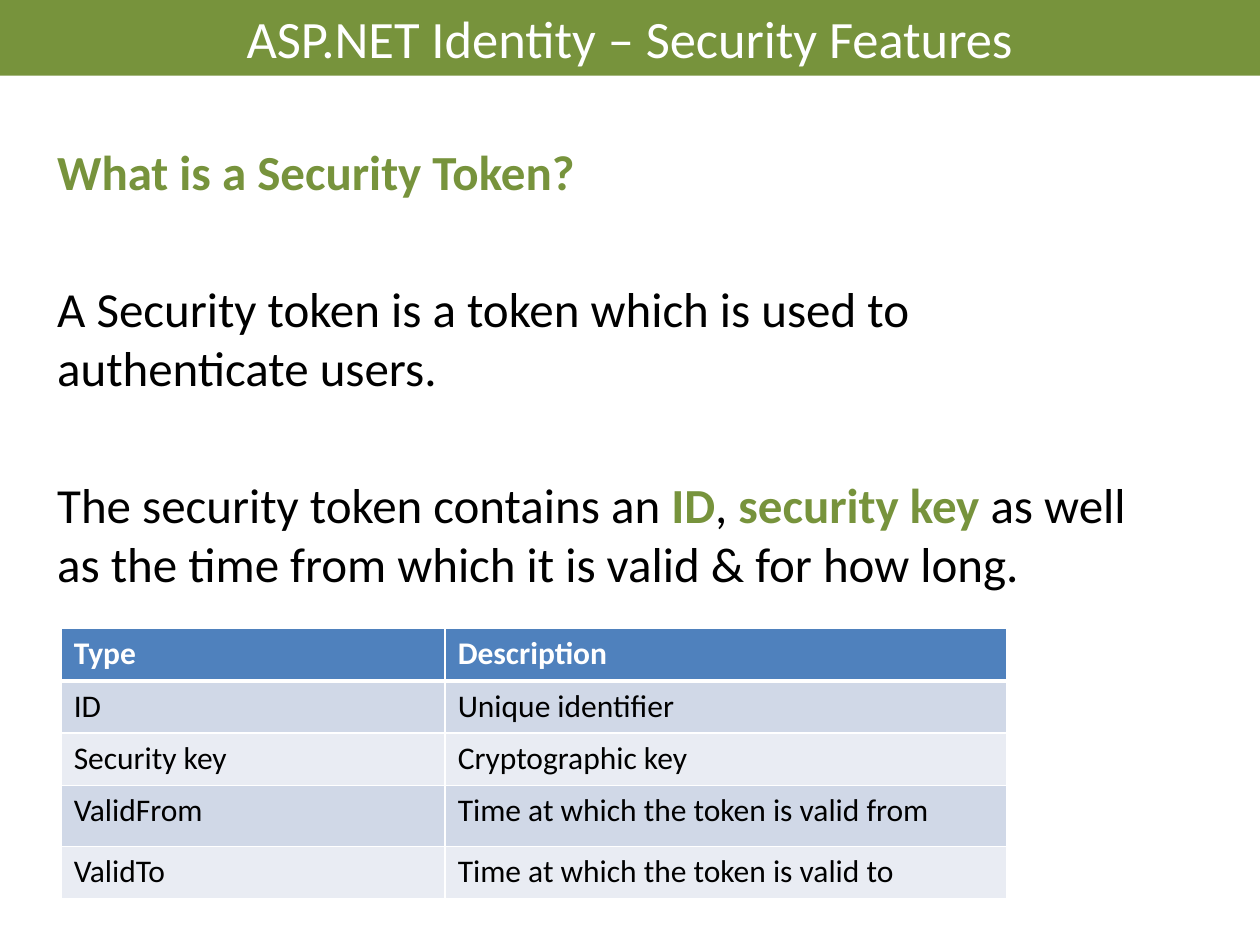
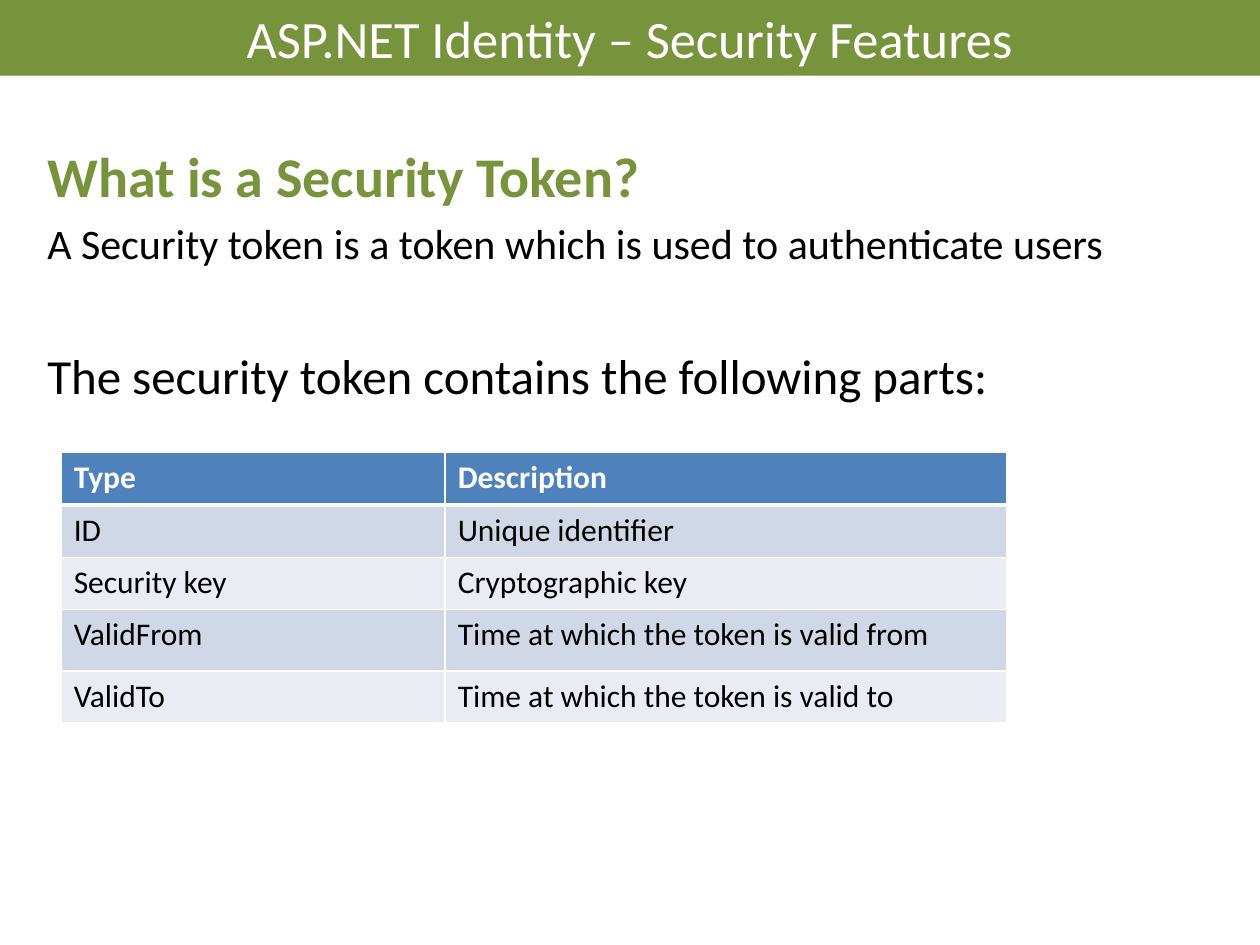
Before and after one commit to AndreasElffors/ProjectIdentity, a slide deck: slide 12 of Documents/Slides/Identity-SecurityFeatures.pptx. Drawn at 1260x945 pixels with LibreOffice and Linux fonts; fonts in the diff are those of the drawing; background and template pictures are left out. Boxes give left, top, right and bottom in pixels: in the first picture for what was removed or moved away, otherwise in the second. Text is boxed around its words. In the diff, an @@ line names an element or a change of style, - is before the commit and + after.

```diff
--- a/Documents/Slides/Identity-SecurityFeatures.pptx
+++ b/Documents/Slides/Identity-SecurityFeatures.pptx
@@ text "What is a Security Token?": place and size @@
-text "What is a Security Token?" at box(57, 155, 1125, 591)
+text "What is a Security Token?" at box(47, 157, 1103, 403)
@@ text at box(47, 157, 639, 206): size 28 to 32 pt in "What is a Security Token?" @@
@@ text at box(47, 229, 1103, 403): text changed; size 28 to 24 pt @@
-A Security token is a token which is used to authenticate users.
-The security token contains an ID, security key as well as the time from which it is valid & for how long.
+A Security token is a token which is used to authenticate users
+The security token contains the following parts:
@@ table: place and size @@
-table at box(62, 629, 1008, 900)
+table at box(62, 452, 1008, 723)
```
Also in this commit, not shown: 8 other slides changed, 5 other files.
